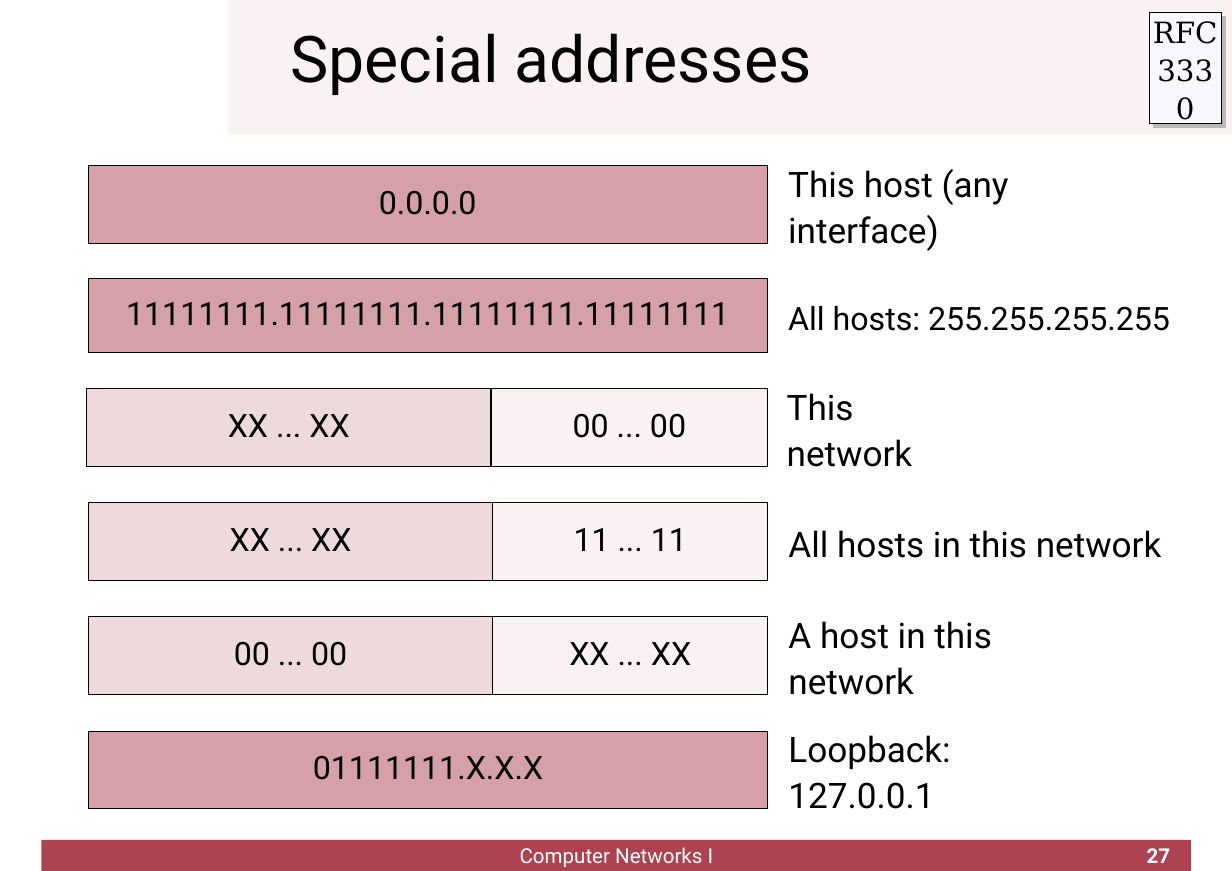
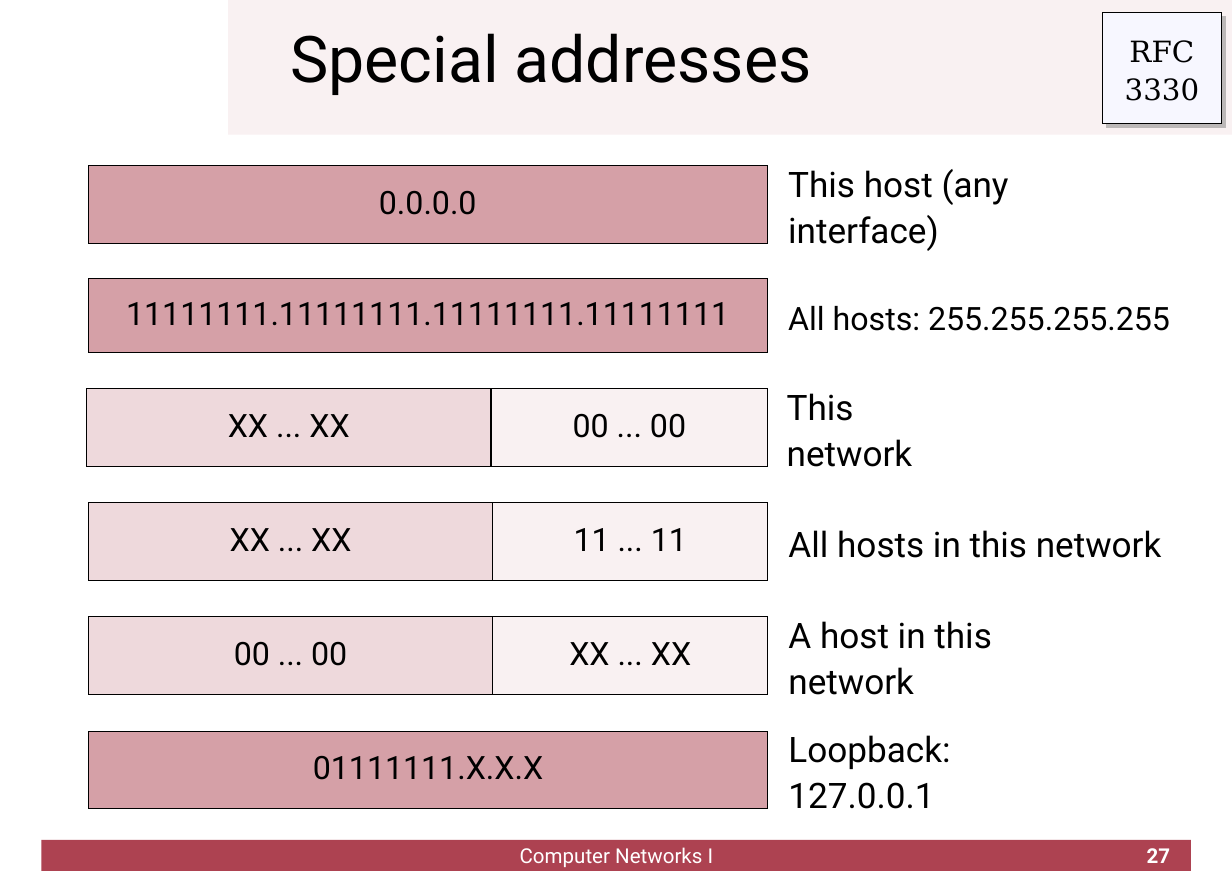
Before and after one commit to cletomartin/redes1, a slide deck: slide 27 of slides/network.odp. Drawn at 1232x871 pixels with LibreOffice and Linux fonts; fonts in the diff are those of the drawing; background and template pictures are left out. Boxes give left, top, right and bottom in pixels: in the first picture for what was removed or moved away, otherwise in the second. Text is boxed around its words. In the diff, an @@ line names an element or a change of style, - is before the commit and + after.

```diff
--- a/slides/network.odp
+++ b/slides/network.odp
@@ rectangle "RFC": place and size @@
-rectangle "RFC" at (1150, 13, 1223, 123)
+rectangle "RFC" at (1102, 13, 1221, 123)
```
Also in this commit, not shown: 6 other slides changed, 1 other file.
